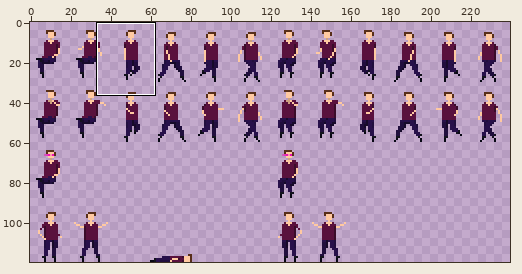
A sprite sheet gets an edit: src/sprites/czino.png. The first picture is a wide view before the edit; the outline marks the close-up.
Close-up. As it was:
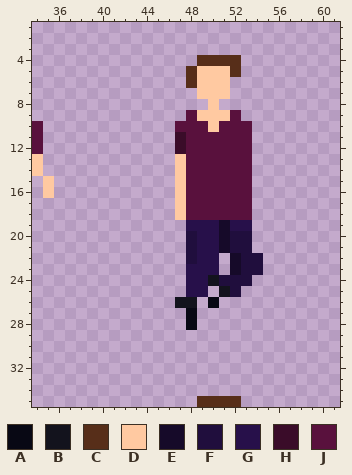
The file is 240x120 pixels. Shown: x 34..61, y 1..35.
Palette (. is transparent): A #080814  B #13131d  C #572e19  D #ffc9a1  E #160a29  F #200e3d  G #27104a  H #3a0c29  J #59113d
Pixels before, first column x 34:
 4 ...............CCCC..
 5 ..............CDDDC..
 6 ..............CDDD...
 7 ...............DDD...
 8 ................D....
 9 ..............JDDDJ..
10 J............JJJDJJJ.
11 J............HJJJJJJ.
12 J............HJJJJJJ.
13 D............DJJJJJJ.
14 D............DJJJJJJ.
15 .D...........DJJJJJJ.
16 .D...........DJJJJJJ.
17 .............DJJJJJJ.
18 .............DJJJJJJ.
19 ..............GGGEGG.
20 ..............FGGEFF.
21 ..............FGGEFF.
22 ..............FGG.EFF
23 ..............GGG.EFF
24 ..............GGBFFF.
25 ..............GG.BF..
26 .............BB.A....
27 ..............A......
28 ..............A......
29 .....................
30 .....................
31 .....................
32 .....................
33 .....................
34 .....................
35 ...............CCCC..
And afterwards:
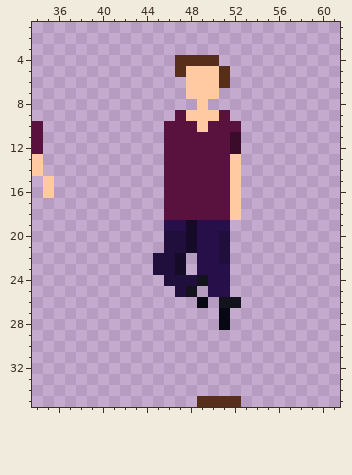
Edits made:
y 4: x 47..48 .. -> CC; x 51..52 CC -> ..
y 5: x 47..48 .C -> CD; x 51..52 DC -> C.
y 6: x 48 C -> D; x 51 D -> C
y 7: x 48 . -> D; x 51 D -> .
y 8: x 49..50 .D -> D.
y 9: x 47..48 .J -> JD; x 51..52 DJ -> J.
y 10: x 46 . -> J; x 49..50 JD -> DJ; x 53 J -> .
y 11..12: x 46..47 .H -> JJ; x 52..53 JJ -> H.
y 13..18: x 46..47 .D -> JJ; x 52..53 JJ -> D.
y 19: x 46..48 ..G -> GGE; x 51..53 EGG -> G..
y 20..21: x 46..48 ..F -> FFE; x 51..53 EFF -> F..
y 22: x 45..48 ...F -> FFE.; x 51..54 .EFF -> F...
y 23: x 45..48 ...G -> FFE.; x 51..54 .EFF -> G...
y 24: x 46..53 ..GGBFFF -> FFFBGG..
y 25: x 47..52 .GG.BF -> FB.GG.
y 26: x 47..52 BB.A.. -> ..A.BB
y 27..28: x 48 A -> .; x 51 . -> A
Boxes around the changes in both close-ups, in picture pixels (x1, y1, x2, y2):
changed: (153, 55, 263, 330)
